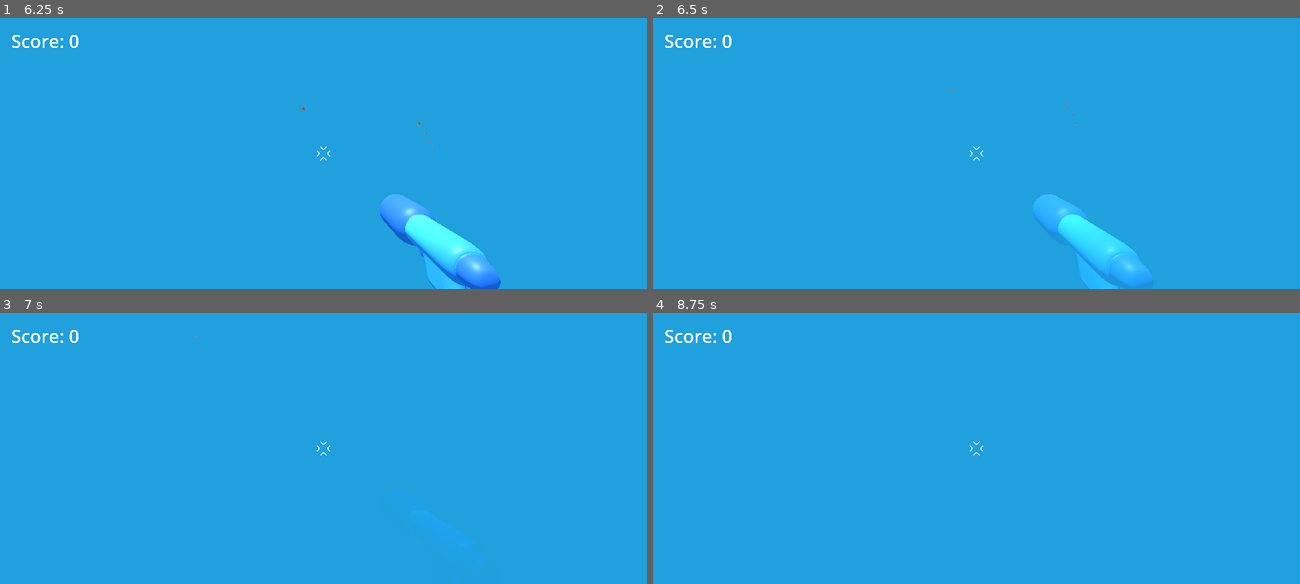
Above: before the commit, frames 1-4 (two rows, left to right).
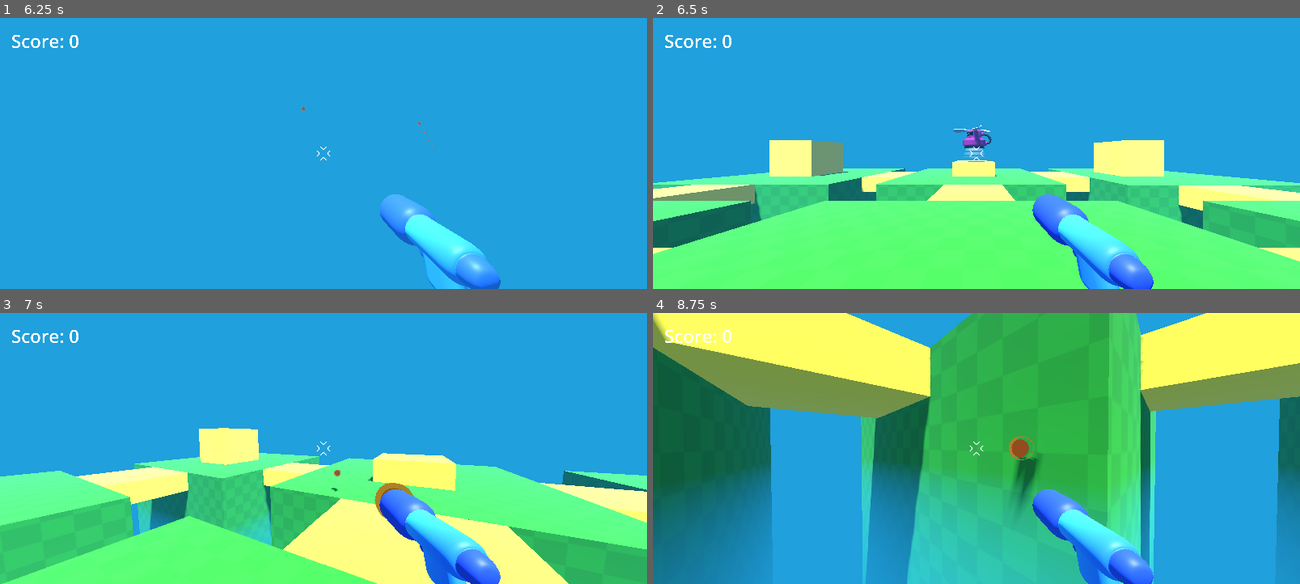
Above: after the commit, the same moments.

Repository: aloepker/first-practice-3d-game-project
Game: Godot game, scene res://game.tscn
Two runs of this game, one before a commit and one after it. Both use one fixed random seed, a clock stepped at 60 frames per second and the inputs below.
Inputs (mouse positions are in pixels of both pictures, inside the frame that each line leads up to):
- Up to frame 1 (6.25 s): move the mouse to (355, 153) at 0.52 s; hold Right mouse button (shoot) 0.53-1.28 s; hold W (move_forward) 0.53-5.78 s; tap Space (jump) at 0.77, 1.52, 3.02, 3.77, 4.52, 6.02 s; move the mouse to (291, 153) at 1.27 s; right-click (291, 153) at 1.35 s; move the mouse to (336, 148) at 2.02 s; hold Right mouse button (shoot) 2.03-2.78 s; move the mouse to (317, 158) at 2.77 s; right-click (317, 158) at 2.85 s; move the mouse to (368, 156) at 3.52 s; hold Right mouse button (shoot) 3.53-4.28 s; move the mouse to (271, 150) at 4.27 s; right-click (271, 150) at 4.35 s; move the mouse to (329, 153) at 5.02 s; hold Right mouse button (shoot) 5.03-5.78 s; move the mouse to (297, 148) at 5.77 s; hold D (move_right) from 5.78 s (still down); right-click (297, 148) at 5.85 s
- Up to frame 2 (6.5 s): keep holding D (move_right)
- Up to frame 3 (7 s): move the mouse to (355, 448) at 6.52 s; release D (move_right) at 6.53 s; hold W (move_forward) from 6.53 s (still down); hold Right mouse button (shoot) from 6.53 s (still down); tap Space (jump) at 6.77 s
- Up to frame 4 (8.75 s): keep holding W (move_forward); move the mouse to (944, 448) at 7.27 s; release Right mouse button (shoot) at 7.28 s; right-click (944, 448) at 7.35 s; tap Space (jump) at 7.52 s; move the mouse to (989, 443) at 8.02 s; hold Right mouse button (shoot) from 8.03 s (still down)

Frame 1 is identical in both runs. In frame 2, 45% of the frame differs, in the area x 0-100%, y 26-100%; in frame 3, 45%; in frame 4, 75%, in the area x 0-100%, y 0-100%.

Commit message:
set code to reset the scene when the player falls off the map and onto the newly created killplane

Diff:
--- a/game.gd
+++ b/game.gd
@@ -11,3 +11,8 @@
 # function called when a new mob is spawned via signal
 func _on_mob_spawner_3d_mob_spawned(mob):
 	mob.died.connect(increase_score)
+
+
+#code to "kill" the player when they fall off the edge
+func _on_kill_plane_body_entered(body: Node3D) -> void:
+	get_tree().reload_current_scene.call_deferred()
--- a/game.tscn
+++ b/game.tscn
@@ -227,4 +227,5 @@
 size = Vector3(3, 1, 4)
 material = ExtResource("3_fc0e3")
 
+[connection signal="body_entered" from="KillPlane" to="." method="_on_kill_plane_body_entered"]
 [connection signal="mob_spawned" from="MobSpawner3D" to="." method="_on_mob_spawner_3d_mob_spawned"]
